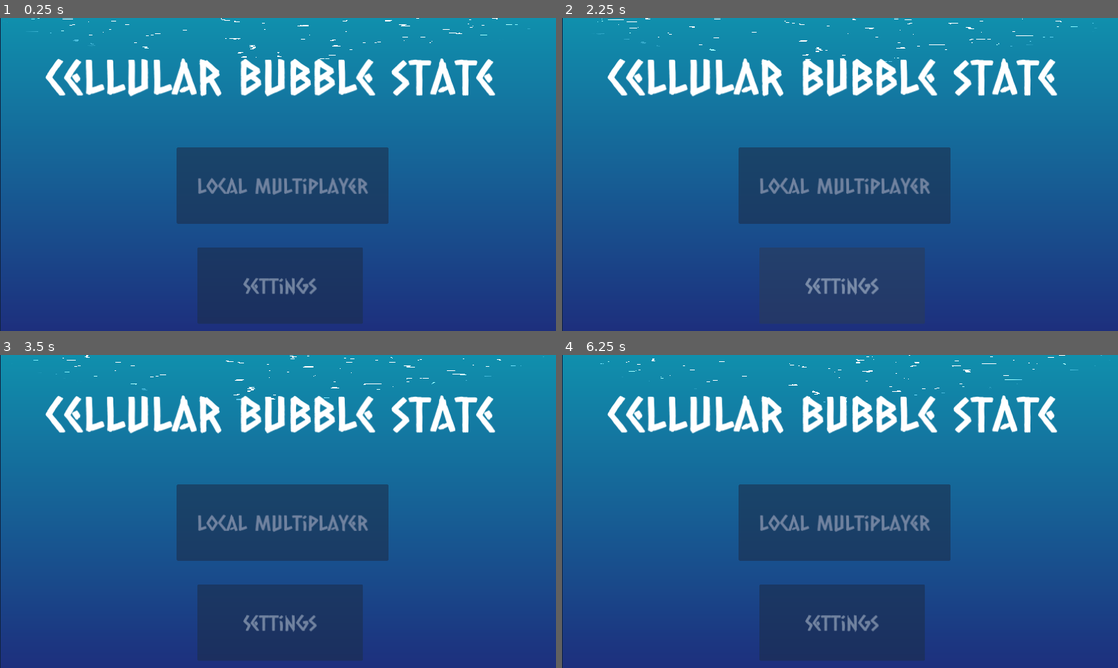
Above: before the commit, frames 1-4 (two rows, left to right).
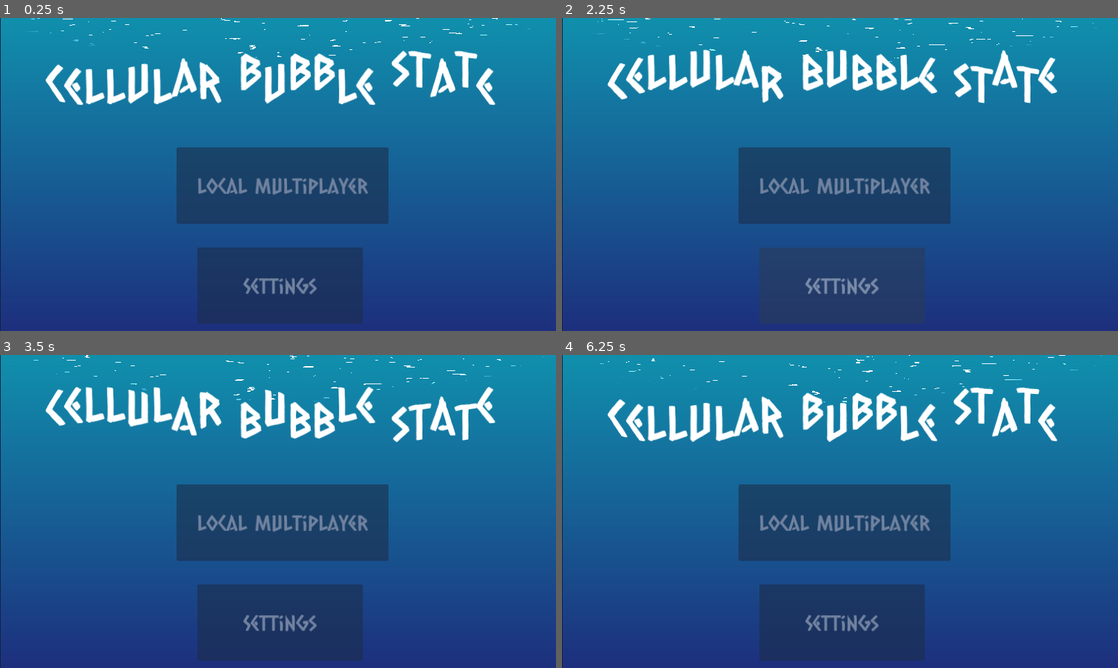
Above: after the commit, the same moments.

Repository: BeadsInCheese/CellularBubbleState
Game: Godot game, scene res://Scenes/MainMenu.tscn
Same seed, same stepped clock (60 frames per second), same inputs: the game is played once before the commit and once after it.
Inputs (mouse positions are in pixels of both pictures, inside the frame that each line leads up to):
- Up to frame 1 (0.25 s): no input
- Up to frame 2 (2.25 s): click "Settings" at 0.5 s; move the mouse to (962, 158) at 1.27 s; click (962, 158) at 1.42 s; click "Back" at 2 s
- Up to frame 3 (3.5 s): move the mouse to (166, 527) at 2.77 s; click (166, 527) at 2.92 s
- Up to frame 4 (6.25 s): move the mouse to (895, 442) at 3.52 s; click (895, 442) at 3.67 s; move the mouse to (812, 574) at 4.27 s; click (812, 574) at 4.42 s; move the mouse to (1006, 558) at 5.02 s; click (1006, 558) at 5.17 s; move the mouse to (673, 464) at 5.77 s; click (673, 464) at 5.92 s

The runs differ from the first frame. In frame 1, 4.1% of the frame differs, in the area x 8-90%, y 10-28%; in frame 2, 3.5%; in frame 3, 4.1%; in frame 4, 3.9%.

Commit message:
animated title

Diff:
--- /dev/null
+++ b/gamejam2025/Scenes/MainMenu.gdshader
@@ -0,0 +1,15 @@
+shader_type canvas_item;
+
+void vertex() {
+	// Called for every vertex the material is visible on.
+	VERTEX.y+=sin(TIME+UV.x*20.)*20.;
+}
+void fragment() {
+	//float t=UV.y+0.004*sin(TIME+UV.x*3.);
+	//COLOR=texture(TEXTURE ,vec2(UV.x,t));
+}
+
+//void light() {
+	// Called for every pixel for every light affecting the CanvasItem.
+	// Uncomment to replace the default light processing function with this one.
+//}
--- a/gamejam2025/Scenes/MainMenu.tscn
+++ b/gamejam2025/Scenes/MainMenu.tscn
@@ -1,9 +1,11 @@
-[gd_scene load_steps=11 format=3 uid="uid://d0q8tr7g0mqks"]
+[gd_scene load_steps=14 format=3 uid="uid://d0q8tr7g0mqks"]
 
 [ext_resource type="Theme" uid="uid://bgqmjm172gald" path="res://FontArtistic.tres" id="1_nwb4t"]
 [ext_resource type="Script" path="res://Scenes/SceneNavigation.gd" id="1_ygpmw"]
 [ext_resource type="Shader" path="res://Voronoisurface.gdshader" id="2_lpkp4"]
 [ext_resource type="FontFile" uid="uid://d15qcr4gpooi3" path="res://CaesarDressing-Regular.ttf" id="4_1qja7"]
+[ext_resource type="Shader" path="res://Scenes/MainMenu.gdshader" id="4_3l6nv"]
+[ext_resource type="AudioStream" uid="uid://cctgma7w3r7xe" path="res://sunrise_over_water.mp3" id="5_ga2sp"]
 
 [sub_resource type="Gradient" id="Gradient_blu0u"]
 colors = PackedColorArray(0.117647, 0.117647, 0.564706, 1, 0, 1, 1, 1)
@@ -27,6 +29,9 @@
 [sub_resource type="ShaderMaterial" id="ShaderMaterial_scnbl"]
 shader = ExtResource("2_lpkp4")
 shader_parameter/voronoi = SubResource("NoiseTexture2D_ucuru")
+
+[sub_resource type="ShaderMaterial" id="ShaderMaterial_dd348"]
+shader = ExtResource("4_3l6nv")
 
 [sub_resource type="Theme" id="Theme_5h72o"]
 default_base_scale = 1.0
@@ -76,6 +81,7 @@
 color = Color(0.1144, 0.239213, 0.44, 0.568627)
 
 [node name="RichTextLabel" type="RichTextLabel" parent="."]
+material = SubResource("ShaderMaterial_dd348")
 offset_top = 59.0
 offset_right = 1157.0
 offset_bottom = 231.0
@@ -83,5 +89,10 @@
 bbcode_enabled = true
 text = "[center]Cellular bubble state [/center]"
 
+[node name="AudioStreamPlayer2D" type="AudioStreamPlayer2D" parent="."]
+stream = ExtResource("5_ga2sp")
+autoplay = true
+bus = &"Music"
+
 [connection signal="button_down" from="Button" to="." method="_onLocalMPSelected"]
 [connection signal="button_down" from="Button2" to="." method="_on_SettingsPressed"]
--- a/gamejam2025/Scenes/SettingsMenu.gd
+++ b/gamejam2025/Scenes/SettingsMenu.gd
@@ -27,3 +27,8 @@
 
 func _on_button_button_down() -> void:
 	SceneNavigation._on_MainMenuPressed()
+
+
+func _on_fxaa_toggled(toggled_on: bool) -> void:
+	ProjectSettings.set_setting("rendering/quality/fxaa", 2)  # 2x MSAA
+	ProjectSettings.save()
--- a/gamejam2025/project.godot
+++ b/gamejam2025/project.godot
@@ -32,4 +32,3 @@
 
 viewport/transparent_background=true
 viewport/hdr_2d=true
-anti_aliasing/quality/screen_space_aa=1
